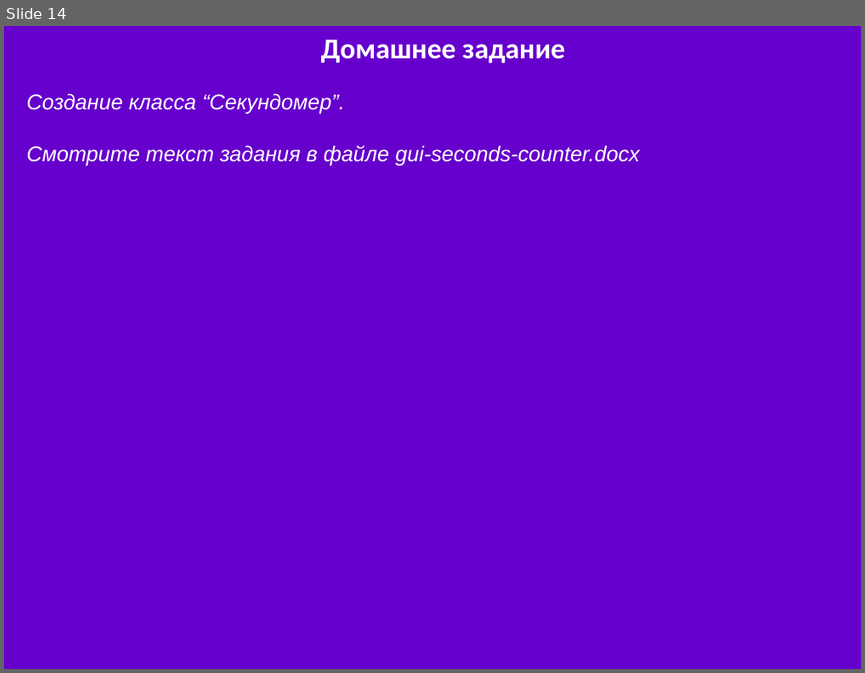
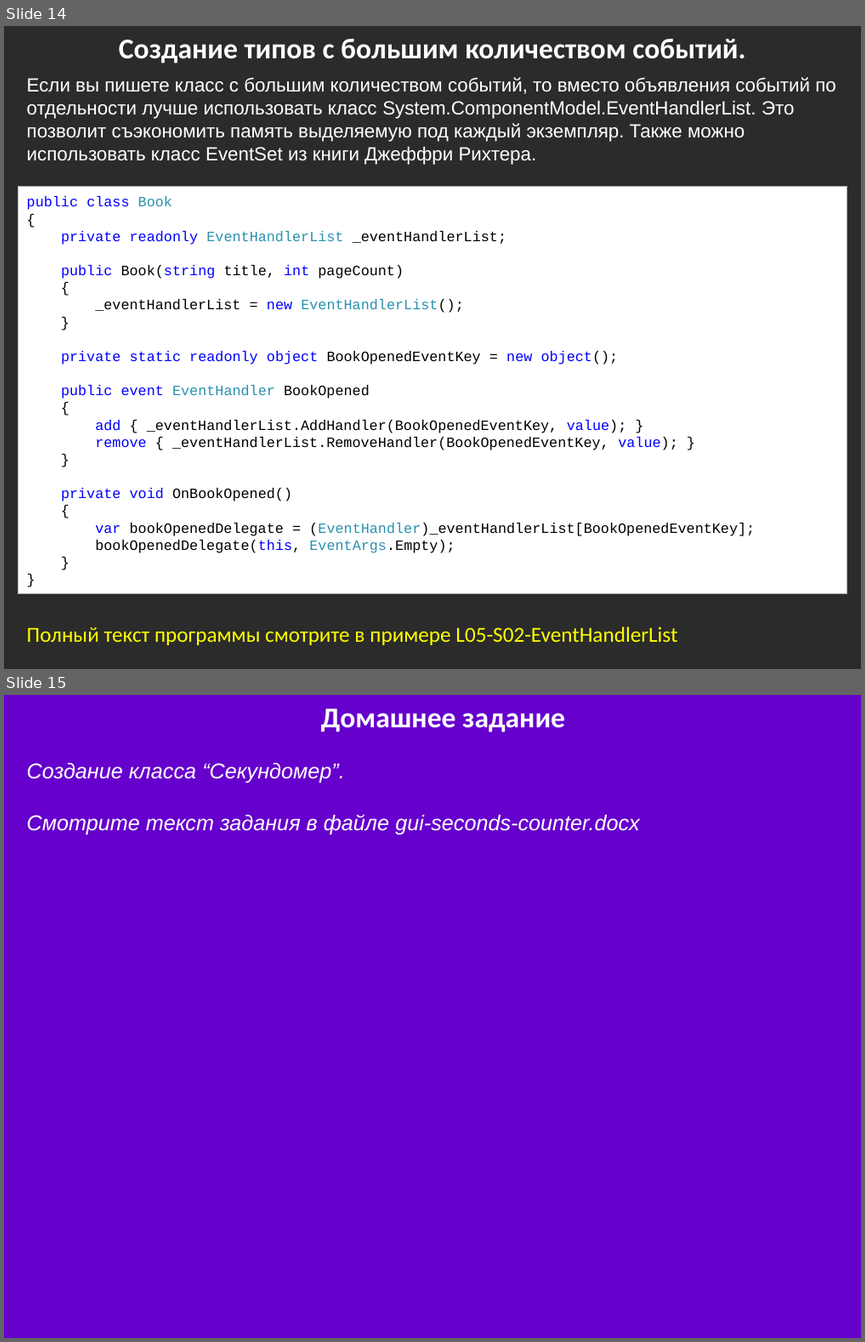
Before and after one commit to bazile/Training, a slide deck: Presentation/lesson-05-events.pptx. Shown one above the other, each under a label of ours: slide 14 before the commit, slides 14 and 15 after it. The pictures are 865x673 and 865x1342 pixels, drawn with LibreOffice and Linux fonts; fonts in the diff are those of the drawing; background and template pictures are left out; a plain dark background stands for a picture behind light text. Boxes give left, top, right and bottom in pixels: in the first picture for what was removed or moved away, otherwise in the second. Text is boxed around its words. In the diff, an @@ line names an element or a change of style, - is before the commit and + after.

Commit message:
Added EventHandlerList sample

```diff
--- a/Presentation/lesson-05-events.pptx
+++ b/Presentation/lesson-05-events.pptx
@@ slide 14 added at bbox=[4, 26, 861, 669], background picture (left out) @@
@@ text added at bbox=[119, 39, 745, 63], 24 pt, text #FFFFFF, bold @@
+Создание типов с большим количеством событий.
@@ text added at bbox=[27, 77, 836, 165], 16 pt, text #FFFFFF @@
+Если вы пишете класс с большим количеством событий, то вместо объявления событий по отдельности лучше использовать класс System.ComponentModel.EventHandlerList. Это позволит съэкономить память выделяемую под каждый экземпляр. Также можно использовать класс EventSet из книги Джеффри Рихтера.
@@ rectangle added at bbox=[18, 186, 847, 593], fill #FFFFFF, outline #A6A6A6 0.75 pt, 12 pt, text #000000 @@
+public class Book
+{
+private readonly EventHandlerList _eventHandlerList;
+public Book(string title, int pageCount)
+{
+_eventHandlerList = new EventHandlerList();
+}
+private static readonly object BookOpenedEventKey = new object();
+public event EventHandler BookOpened
+{
+add { _eventHandlerList.AddHandler(BookOpenedEventKey, value); }
+remove { _eventHandlerList.RemoveHandler(BookOpenedEventKey, value); }
+}
+private void OnBookOpened()
+{
+var bookOpenedDelegate = (EventHandler)_eventHandlerList[BookOpenedEventKey];
+bookOpenedDelegate(this, EventArgs.Empty);
+}
+}
@@ text added at bbox=[27, 626, 677, 645], 18 pt, text #FFFF00 @@
+Полный текст программы смотрите в примере L05-S02-EventHandlerList
@@ what was slide 14 is now slide 15 @@
```
Also in this commit, not shown: 1 slide changed, 18 other files.
